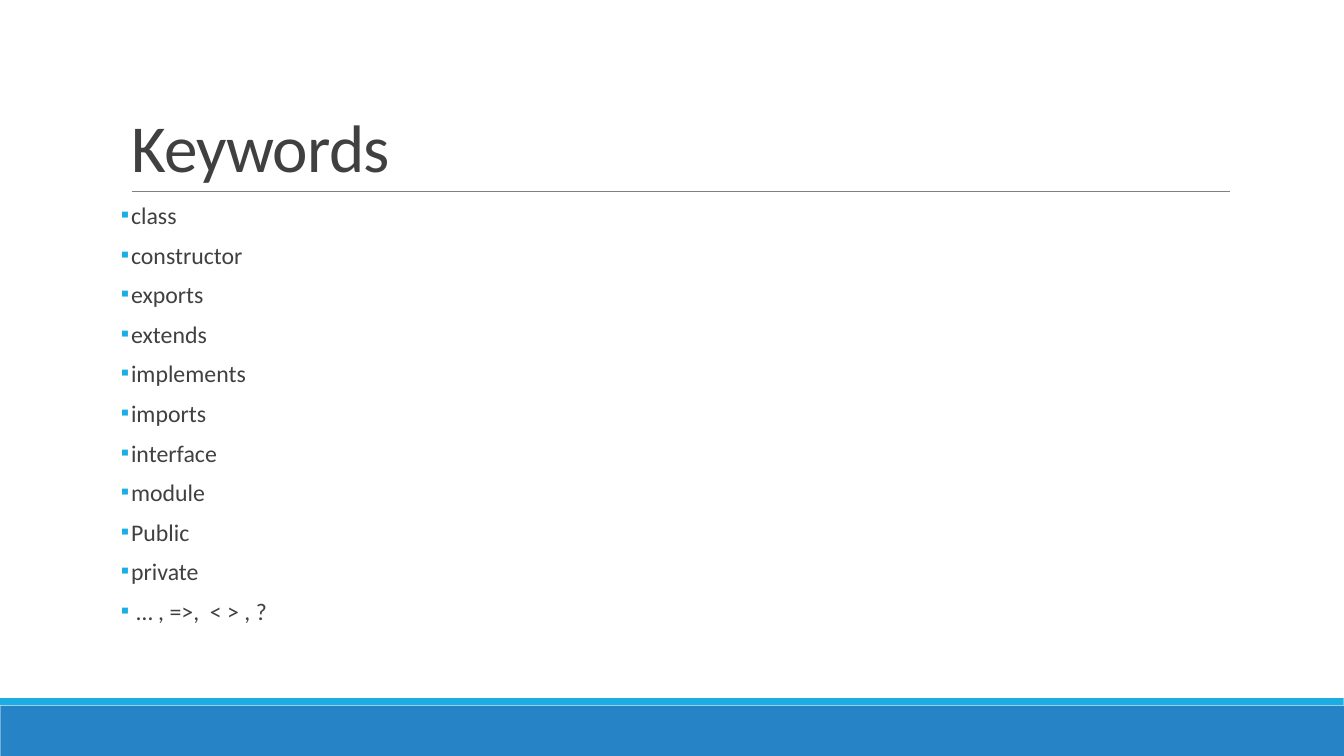
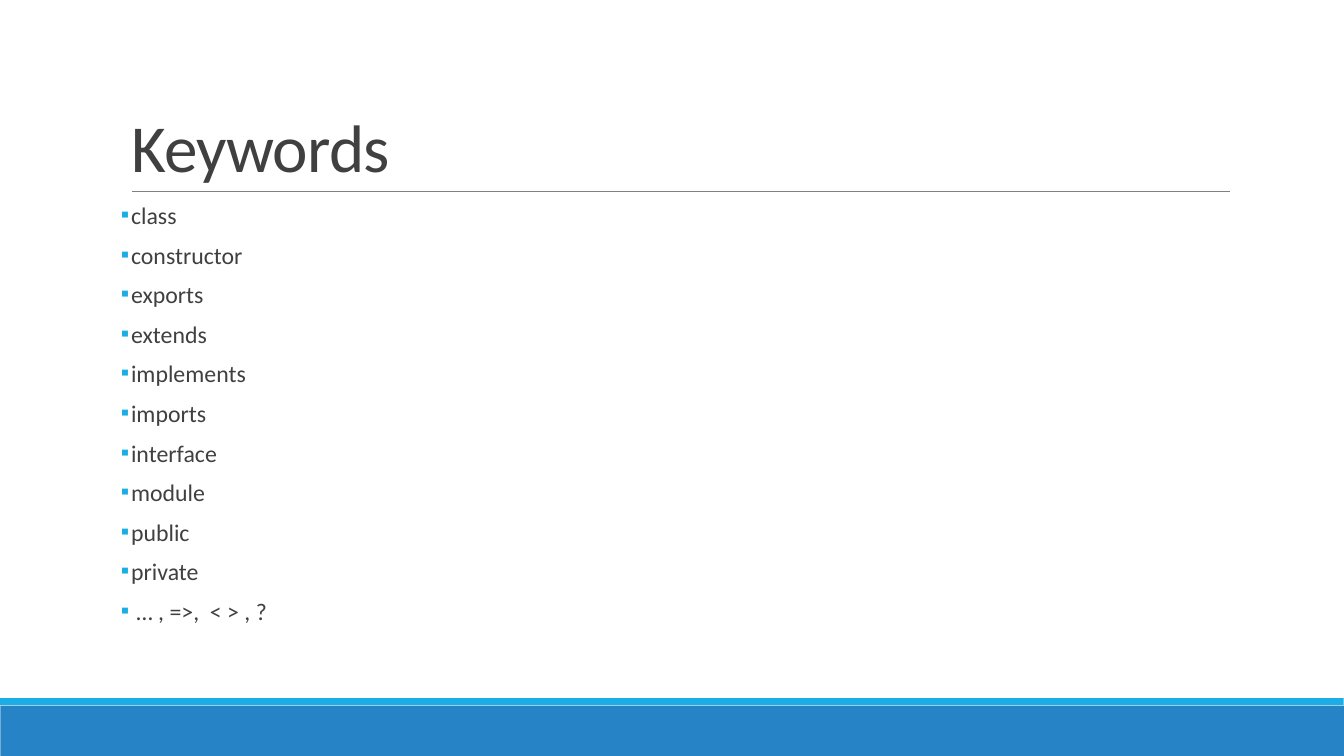
Before and after one commit to jacobladams/presentations, a slide deck: slide 18 of typescript/TypeScript - Beyond JavaScript.pptx (slide 16 before the commit). Drawn at 1344x756 pixels with LibreOffice and Linux fonts; fonts in the diff are those of the drawing. Boxes give left, top, right and bottom in pixels: in the first picture for what was removed or moved away, otherwise in the second. Text is boxed around its words. In the diff, an @@ line names an element or a change of style, - is before the commit and + after.

```diff
--- a/typescript/TypeScript - Beyond JavaScript.pptx
+++ b/typescript/TypeScript - Beyond JavaScript.pptx
@@ text at [131, 524, 190, 545]: text changed @@
-▪ Public
+▪ public
```
Also in this commit, not shown: 7 other slides changed, 3 slides added, 12 slides removed, 2 other files.
